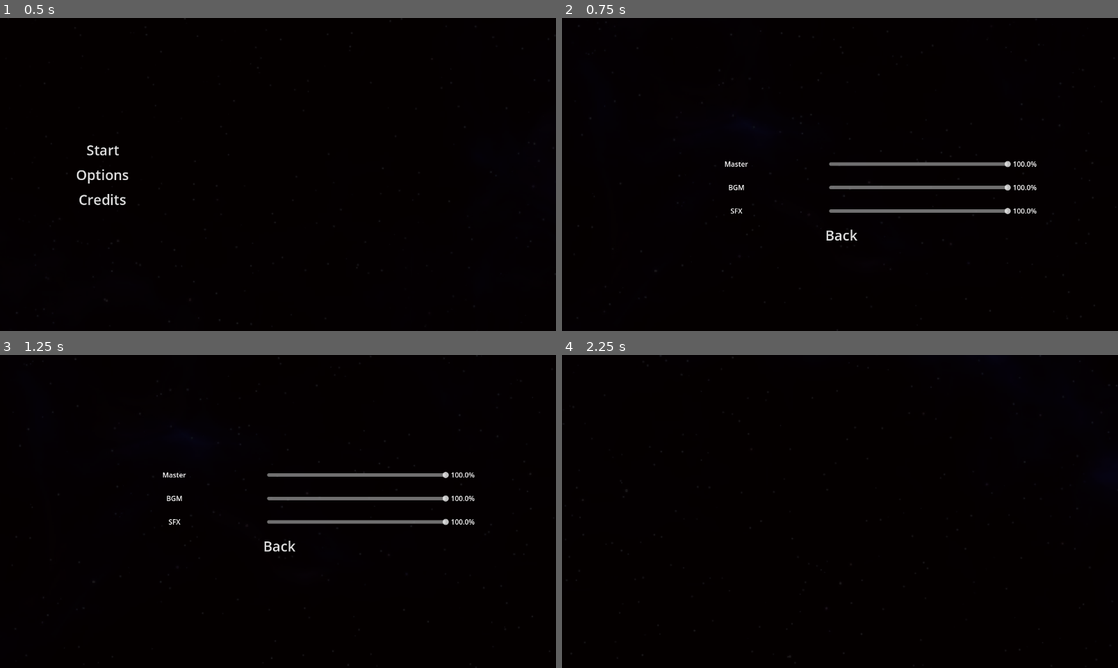
Above: before the commit, frames 1-4 (two rows, left to right).
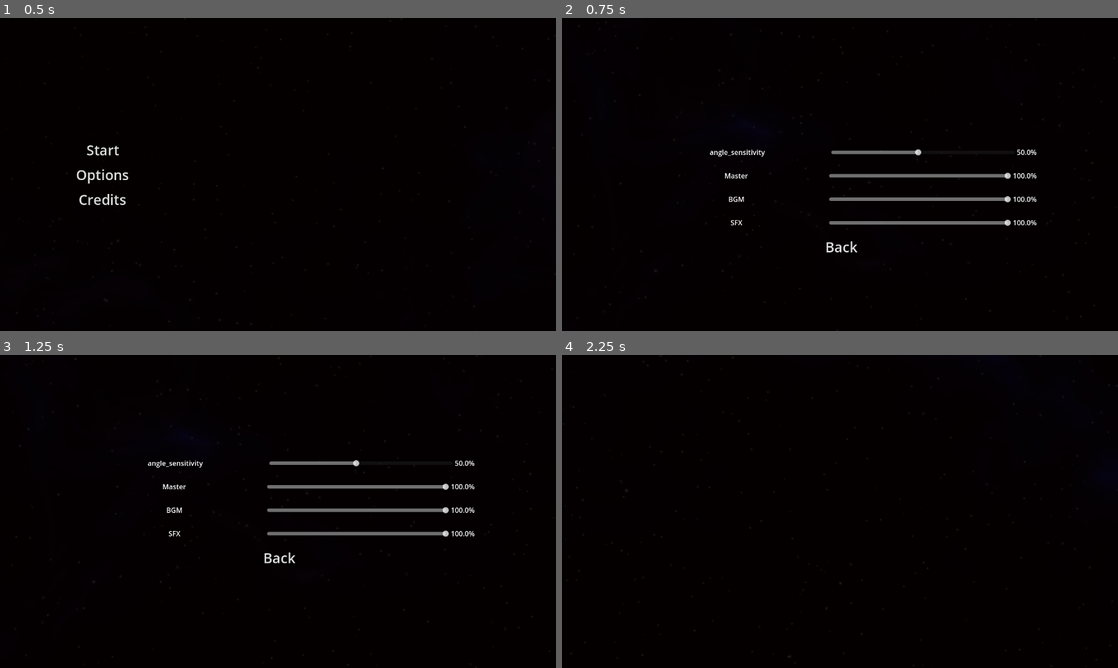
Above: after the commit, the same moments.

Repository: byKrem/ship-asteroids-space
Game: Godot game, scene res://Scenes/UI/main_menu.tscn
Two runs of this game, one before a commit and one after it. Both use one fixed random seed, a clock stepped at 60 frames per second and the inputs below.
Inputs:
- Up to frame 1 (0.5 s): no input
- Up to frame 2 (0.75 s): click "Options" at 0.5 s
- Up to frame 3 (1.25 s): no input
- Up to frame 4 (2.25 s): click "Back" at 1.25 s; click "Start" at 2 s

Frame 1 is identical in both runs. In frame 2, 3.4% of the frame differs, in the area x 26-86%, y 42-75%; in frame 3, 3.4%, in the area x 26-86%, y 33-67%; in frame 4, nothing differs.

Commit message:
Added sensitivity setting

Diff:
--- a/Scenes/GameObjects/Entities/player.gd
+++ b/Scenes/GameObjects/Entities/player.gd
@@ -1,7 +1,6 @@
 extends CharacterBody2D
 
 const SPEED = 10.0
-const ANGLE = 0.05
 
 @export var BULLET : PackedScene
 
@@ -9,6 +8,7 @@
 var half_sprite_width: float
 var half_sprite_height: float
 var fire_in_cooldown: bool = false
+@onready var angle: float = ProjectSettings.get_setting("gameplay/angle_sensitivity")
 
 func wrap_pos() -> void:
 	if global_position.x < viewport_rect.position.x - half_sprite_width:
@@ -36,6 +36,12 @@
 	half_sprite_width = $Sprite2D.texture.get_width() * $Sprite2D.scale.x / 6
 	half_sprite_height = $Sprite2D.texture.get_height() * $Sprite2D.scale.y / 6
 
+	ProjectSettings.settings_changed.connect(_on_settings_changed)
+
+
+func _on_settings_changed() -> void:
+	angle = ProjectSettings.get_setting("gameplay/angle_sensitivity")
+
 func _process(_delta: float) -> void:
 	if Input.is_action_pressed("shoot") and !fire_in_cooldown:
 		fire()
@@ -54,7 +60,7 @@
 		$Sprite2D.frame = 0
 
 	if direction:
-		rotation += ANGLE * direction
+		rotation += angle * direction
 
 	wrap_pos()
 	move_and_slide()
--- a/Scenes/UI/main_menu.tscn
+++ b/Scenes/UI/main_menu.tscn
@@ -1,10 +1,11 @@
-[gd_scene load_steps=7 format=3 uid="uid://bleuuqsju4qkq"]
+[gd_scene load_steps=8 format=3 uid="uid://bleuuqsju4qkq"]
 
 [ext_resource type="Texture2D" uid="uid://ckq2kprnyt4yj" path="res://Assets/background.png" id="1_5wsvm"]
 [ext_resource type="PackedScene" uid="uid://cnpk0aqow4e26" path="res://Scenes/UI/transfer_button.tscn" id="2_i2xx2"]
 [ext_resource type="PackedScene" uid="uid://dl2wng2gg8706" path="res://Scenes/game.tscn" id="3_o14dv"]
 [ext_resource type="Theme" uid="uid://daqmjtob3oqc7" path="res://Scenes/UI/TextTheme.tres" id="4_mrfpk"]
 [ext_resource type="PackedScene" uid="uid://uklwr4hrsqin" path="res://Scenes/UI/volume_slider.tscn" id="4_u7lva"]
+[ext_resource type="PackedScene" uid="uid://b7jyakhjvwi1l" path="res://Scenes/UI/setting_slider.tscn" id="5_4pqbp"]
 
 [sub_resource type="StyleBoxEmpty" id="StyleBoxEmpty_mrfpk"]
 
@@ -130,6 +131,16 @@
 grow_vertical = 2
 alignment = 1
 
+[node name="SettingSlider" parent="Options" instance=ExtResource("5_4pqbp")]
+layout_mode = 2
+size_flags_vertical = 1
+setting_name = "angle_sensitivity"
+
+[node name="ValueSlider" parent="Options/SettingSlider" index="1"]
+min_value = 0.005
+max_value = 0.1
+step = 0.005
+
 [node name="MasterVolume" parent="Options" instance=ExtResource("4_u7lva")]
 layout_mode = 2
 size_flags_vertical = 1
@@ -150,3 +161,5 @@
 size_flags_vertical = 4
 text = "Back"
 movable_obj = NodePath("../..")
+
+[editable path="Options/SettingSlider"]
--- /dev/null
+++ b/Scenes/UI/setting_slider.gd
@@ -0,0 +1,27 @@
+extends HBoxContainer
+
+@export var setting_category : String = "gameplay"
+@export var setting_name : String
+
+var setting_total : String
+
+# Called when the node enters the scene tree for the first time.
+func _ready() -> void:
+	setting_total = "{setting_category}/{setting_name}".format(
+		{"setting_category": setting_category, "setting_name": setting_name})
+
+	$Name.text = setting_name
+	if !ProjectSettings.has_setting(setting_total):
+		ProjectSettings.set_setting(setting_total, 0.05)
+		$ValueSlider.value = 0.05
+		$Value.text = str(0.05 * 1000) + "%"
+	else:
+		$ValueSlider.value = ProjectSettings.get_setting(setting_total)
+		$Value.text = str($ValueSlider.value * 1000) + "%"
+
+
+func _on_value_slider_value_changed(value: float) -> void:
+	$Value.text = str(value * 1000) + "%"
+	if ProjectSettings.has_setting(setting_total):
+		ProjectSettings.set_setting(setting_total, value)
+		ProjectSettings.settings_changed.emit()
--- /dev/null
+++ b/Scenes/UI/setting_slider.tscn
@@ -0,0 +1,42 @@
+[gd_scene load_steps=2 format=3 uid="uid://b7jyakhjvwi1l"]
+
+[ext_resource type="Script" uid="uid://birje2dhjteoe" path="res://Scenes/UI/setting_slider.gd" id="1_mnrl3"]
+
+[node name="SettingSlider" type="HBoxContainer"]
+custom_minimum_size = Vector2(100, 50)
+anchors_preset = 15
+anchor_right = 1.0
+anchor_bottom = 1.0
+grow_horizontal = 2
+grow_vertical = 2
+size_flags_horizontal = 3
+size_flags_vertical = 3
+script = ExtResource("1_mnrl3")
+
+[node name="Name" type="RichTextLabel" parent="."]
+layout_mode = 2
+size_flags_horizontal = 3
+size_flags_vertical = 4
+text = "Sensitivity"
+fit_content = true
+scroll_active = false
+autowrap_mode = 0
+horizontal_alignment = 1
+
+[node name="ValueSlider" type="HSlider" parent="."]
+layout_mode = 2
+size_flags_horizontal = 3
+size_flags_vertical = 4
+max_value = 1.0
+step = 0.05
+value = 0.05
+
+[node name="Value" type="RichTextLabel" parent="."]
+layout_mode = 2
+size_flags_vertical = 4
+text = "90%"
+fit_content = true
+scroll_active = false
+autowrap_mode = 0
+
+[connection signal="value_changed" from="ValueSlider" to="." method="_on_value_slider_value_changed"]
--- a/project.godot
+++ b/project.godot
@@ -63,10 +63,3 @@
 textures/canvas_textures/default_texture_filter=0
 renderer/rendering_method="gl_compatibility"
 renderer/rendering_method.mobile="gl_compatibility"
-
-[shader_globals]
-
-angle_sensitivity={
-"type": "float",
-"value": 0.05
-}
Not shown, added: Scenes/UI/setting_slider.gd.uid
